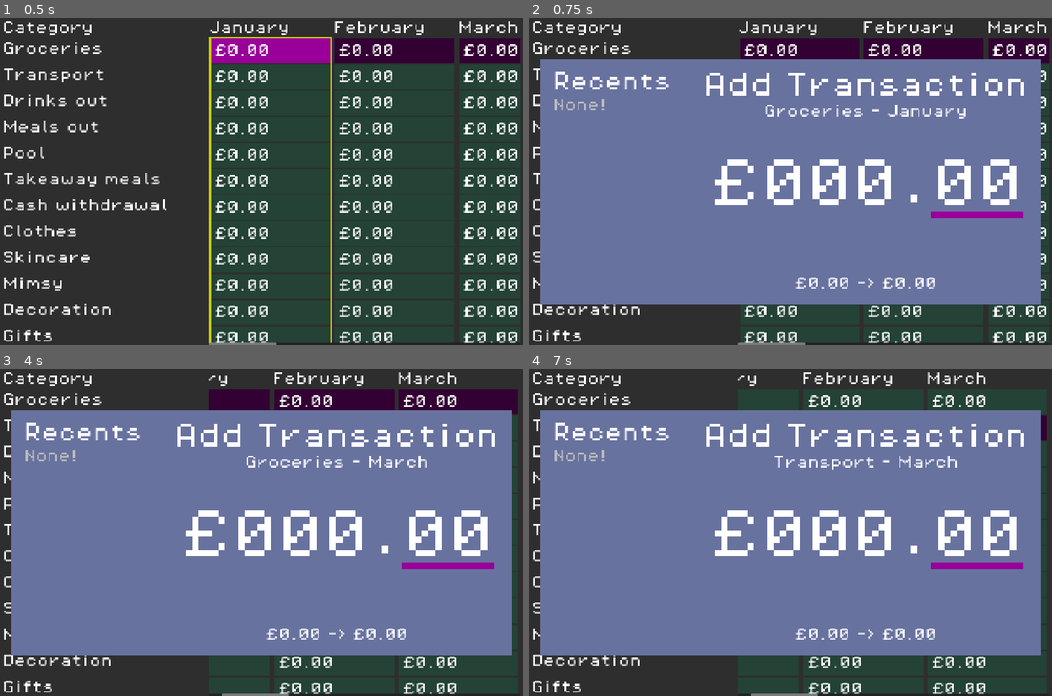
Above: before the commit, frames 1-4 (two rows, left to right).
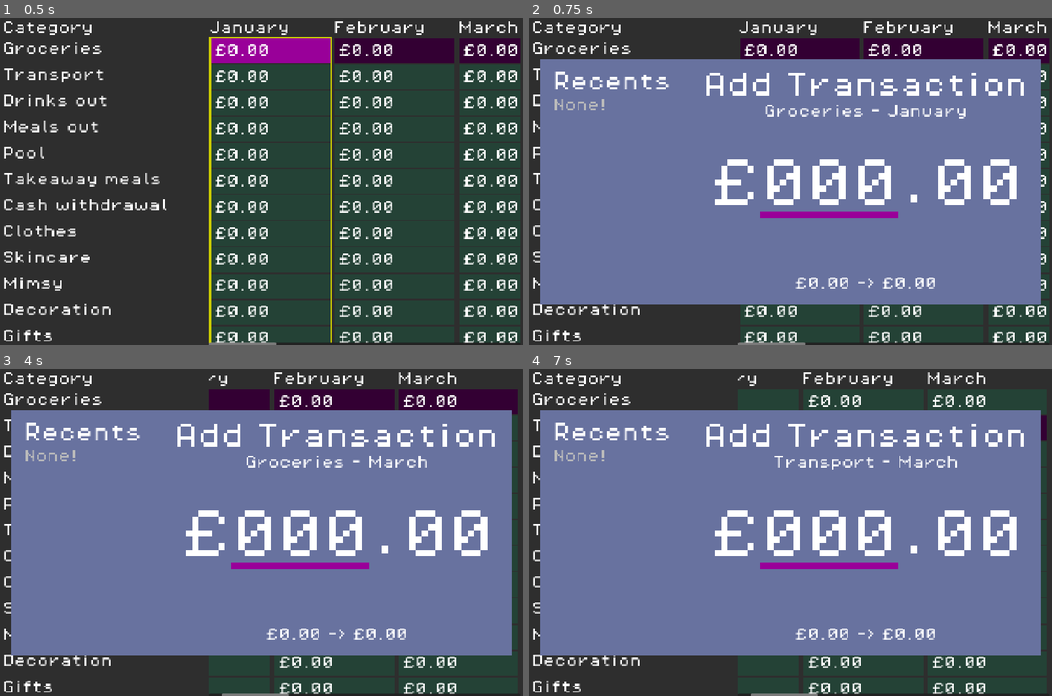
Above: after the commit, the same moments.

Repository: phrasmotica/budget-visualiser
Game: Godot game, scene res://scenes/ui/spreadsheet_ui/spreadsheet_ui.tscn
Two runs of this game, one before a commit and one after it. Both use one fixed random seed, a clock stepped at 60 frames per second and the inputs below.
Inputs (mouse positions are in pixels of both pictures, inside the frame that each line leads up to):
- Up to frame 1 (0.5 s): no input
- Up to frame 2 (0.75 s): tap Enter (ui_accept) at 0.5 s; move the mouse to (905, 165) at 0.52 s; hold Right (ui_right) from 0.53 s (still down); tap Tab (ui_focus_next) at 0.6 s; click (905, 165) at 0.67 s
- Up to frame 3 (4 s): tap Enter (ui_accept) at 0.77, 1.25, 2, 2.75, 3.5, 3.77 s; release Right (ui_right) at 1.25 s; drag from (156, 548) to (235, 597) at 1.27 s; move the mouse to (313, 460) at 2.02 s; hold Right (ui_right) 2.03-2.75 s; tap Tab (ui_focus_next) at 2.1, 3.8 s; drag from (235, 597) to (104, 483) at 2.77 s; move the mouse to (418, 581) at 3.52 s; hold Left (ui_left) from 3.53 s (still down); tap Z at 3.6 s
- Up to frame 4 (7 s): release Left (ui_left) at 4.25 s; tap Enter (ui_accept) at 4.25, 6.77 s; drag from (633, 483) to (712, 450) at 4.27 s; move the mouse to (816, 532) at 5.02 s; hold Down (ui_down) 5.03-5.75 s; tap C at 5.1 s; click (816, 532) at 5.17 s; tap Tab (ui_focus_next) at 5.3, 6.8 s; drag from (712, 450) to (685, 548) at 5.77 s; move the mouse to (905, 516) at 6.52 s; hold Up (ui_up) from 6.53 s (still down); tap Backspace at 6.6 s

Frame 1 is identical in both runs. In frame 2, 0.9% of the frame differs, in the area x 44-95%, y 59-62%; in frame 3, 0.9%; in frame 4, 0.9%.

Commit message:
Create secondary mode for AmountEntryModal. Use Tab key to access it, and use left/right arrow keys to change the selected AmountEdit

Diff:
--- a/scenes/ui/amount_entry_modal/amount_entry_modal_appearance.gd
+++ b/scenes/ui/amount_entry_modal/amount_entry_modal_appearance.gd
@@ -36,6 +36,11 @@
 	if edit_minor:
 		edit_minor.disable()
 
+func switch_modes() -> void:
+	# TODO: switch between new transaction edit more (default) and existing
+	# transaction edit mode...
+	pass
+
 func switch_amount_edits() -> void:
 	if edit_major.is_enabled():
 		edit_major.disable()
--- a/scenes/ui/amount_entry_modal/states/amount_entry_modal_state_shown.gd
+++ b/scenes/ui/amount_entry_modal/states/amount_entry_modal_state_shown.gd
@@ -44,6 +44,9 @@
 
 func _process(_delta: float) -> void:
 	if Input.is_action_just_released("ui_focus_next"):
+		_appearance.switch_modes()
+
+	if _should_switch_edits():
 		_appearance.switch_amount_edits()
 
 	if Input.is_action_just_released("ui_cancel"):
@@ -51,6 +54,13 @@
 
 	if Input.is_action_just_released("ui_accept"):
 		_finish()
+
+func _should_switch_edits() -> bool:
+	var is_left := Input.is_action_just_released("ui_left")
+	var is_right := Input.is_action_just_released("ui_right")
+
+	# the ^ operator is XOR
+	return int(is_left) ^ int(is_right)
 
 func _set_amount(amount: float) -> void:
 	var major_amount := int(amount)
